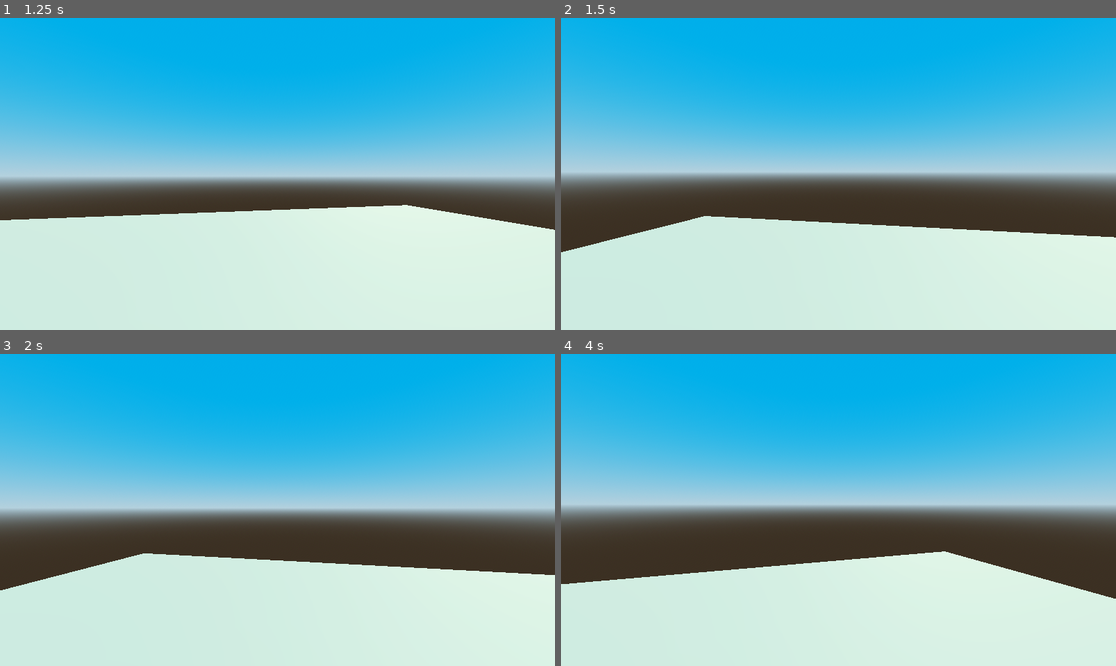
Above: before the commit, frames 1-4 (two rows, left to right).
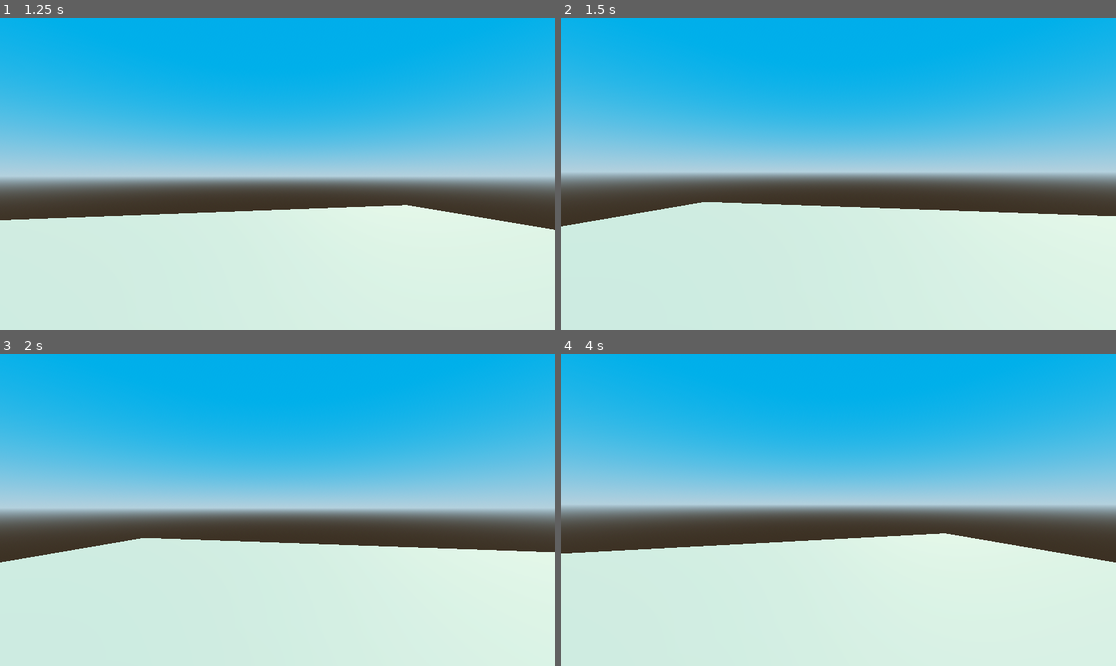
Above: after the commit, the same moments.

Repository: CvRain/voxel-path
Game: Godot game, scene res://Scenes/world.tscn
Same seed, same stepped clock (60 frames per second), same inputs: the game is played once before the commit and once after it.
Inputs (mouse positions are in pixels of both pictures, inside the frame that each line leads up to):
- Up to frame 1 (1.25 s): tap Enter at 0.5 s; move the mouse to (305, 174) at 0.52 s; tap N (noclip_toggle, bound only after the commit) at 0.6 s; click (305, 174) at 0.67 s
- Up to frame 2 (1.5 s): tap Space at 1.25 s; move the mouse to (810, 174) at 1.27 s; tap N (noclip_toggle, bound only after the commit) at 1.35 s; click (810, 174) at 1.42 s
- Up to frame 3 (2 s): no input
- Up to frame 4 (4 s): move the mouse to (849, 503) at 2.02 s; tap N (noclip_toggle, bound only after the commit) at 2.1, 2.85, 3.6 s; click (849, 503) at 2.17 s; tap Enter at 2.75 s; move the mouse to (832, 516) at 2.77 s; click (832, 516) at 2.92 s; tap Space at 3.5 s; move the mouse to (877, 513) at 3.52 s; click (877, 513) at 3.67 s

Frame 1 is identical in both runs. In frame 2, 5.8% of the frame differs, in the area x 0-100%, y 59-76%; in frame 3, 6.3%; in frame 4, 8.1%, in the area x 0-100%, y 57-79%.

Commit message:
为玩家控制器增加观察者模式，使用n切换

Diff:
--- a/Scenes/PlayerController/ProtoController.gd
+++ b/Scenes/PlayerController/ProtoController.gd
@@ -6,7 +6,7 @@
 extends CharacterBody3D
 
 # --- Enums ---
-enum MoveState {GROUND, FLYING}
+enum MoveState {GROUND, FLYING, NOCLIP}
 
 # --- Exports ---
 @export_group("Movement")
@@ -15,6 +15,7 @@
 @export var can_jump: bool = true
 @export var can_sprint: bool = true
 @export var can_fly: bool = true
+@export var can_noclip: bool = true
 
 @export_group("Speeds")
 @export var look_speed: float = 0.0035
@@ -36,6 +37,7 @@
 @export var input_jump: String = "jump"
 @export var input_sprint: String = "sprint"
 @export var input_fly_down: String = "sprint" # In fly mode, sprint key becomes fly_down
+@export var input_noclip_toggle: String = "noclip_toggle"
 
 @export_group("Debug")
 @export var debug_enabled: bool = false
@@ -87,8 +89,17 @@
 	# --- State Transitions ---
 	if can_fly and Input.is_action_just_pressed(input_jump):
 		if _last_jump_press < _DOUBLE_JUMP_TIME:
-			_set_state(MoveState.FLYING if _current_state == MoveState.GROUND else MoveState.GROUND)
+			if _current_state == MoveState.GROUND:
+				_set_state(MoveState.FLYING)
+			else:
+				_set_state(MoveState.GROUND)
 		_last_jump_press = 0.0
+
+	if can_noclip and Input.is_action_just_pressed(input_noclip_toggle):
+		if _current_state == MoveState.NOCLIP:
+			_set_state(MoveState.FLYING) # Toggle back to flying
+		else:
+			_set_state(MoveState.NOCLIP)
 
 	# --- State Logic ---
 	match _current_state:
@@ -96,6 +107,8 @@
 			_ground_physics(delta)
 		MoveState.FLYING:
 			_flying_physics(delta)
+		MoveState.NOCLIP:
+			_flying_physics(delta) # Reuse flying physics for noclip
 
 # --- State Implementations ---
 func _ground_physics(delta: float):
@@ -165,7 +178,10 @@
 			collider.disabled = false
 			has_gravity = true
 		MoveState.FLYING:
-			collider.disabled = true
+			collider.disabled = false # Enable collision for normal flying
+			has_gravity = false
+		MoveState.NOCLIP:
+			collider.disabled = true # Disable collision for noclip
 			has_gravity = false
 
 func _handle_mouse_look(relative_motion: Vector2):
@@ -190,7 +206,8 @@
 		"Movement": [can_move, [input_left, input_right, input_forward, input_back]],
 		"Jumping": [can_jump, [input_jump]],
 		"Sprinting": [can_sprint, [input_sprint]],
-		"Flying": [can_fly, [input_fly_down]]
+		"Flying": [can_fly, [input_fly_down]],
+		"Noclip": [can_noclip, [input_noclip_toggle]]
 	}
 
 	for feature in actions:
--- a/Scenes/TestWorld/TestWorld.gd
+++ b/Scenes/TestWorld/TestWorld.gd
@@ -64,29 +64,42 @@
 	# -Z is Forward (Front), +Z is Backward (Back)
 	# +X is Right, -X is Left
 	# +Y is Up, -Y is Down
+
+	# We define indices to match the UV mapping order:
+	# Triangle 1: Bottom-Left, Top-Right, Bottom-Right (CW)
+	# Triangle 2: Bottom-Left, Top-Left, Top-Right (CW)
+	# We are flipping to CW because the previous CCW appeared inverted/culled.
+
 	var faces = [
 		# Front Face (+Z direction)
-		# Vertices: 5, 4, 7, 6 (BR, BL, TL, TR)
-		{"name": "front", "indices": [5, 7, 4, 5, 6, 7], "normal": Vector3(0, 0, 1)},
+		# Normal (0,0,1). Looking from +Z towards -Z.
+		# BL: 4, BR: 5, TR: 6, TL: 7
+		{"name": "front", "indices": [4, 6, 5, 4, 7, 6], "normal": Vector3(0, 0, 1)},
 
 		# Back Face (-Z direction)
-		# Vertices: 0, 1, 2, 3 (BL, BR, TR, TL)
-		{"name": "back", "indices": [0, 2, 1, 0, 3, 2], "normal": Vector3(0, 0, -1)},
+		# Normal (0,0,-1). Looking from -Z towards +Z.
+		# BL: 1 (size,0,0), BR: 0 (0,0,0), TR: 3 (0,size,0), TL: 2 (size,size,0)
+		{"name": "back", "indices": [1, 3, 0, 1, 2, 3], "normal": Vector3(0, 0, -1)},
 
 		# Top Face (+Y direction)
-		# Vertices: 8, 9, 10, 11 (TL, TR, BR, BL)
-		{"name": "top", "indices": [8, 9, 10, 8, 10, 11], "normal": Vector3(0, 1, 0)},
+		# Normal (0,1,0). Looking from +Y down.
+		# BL: 7 (0,size,size), BR: 6 (size,size,size), TR: 2 (size,size,0), TL: 3 (0,size,0)
+		{"name": "top", "indices": [7, 2, 6, 7, 3, 2], "normal": Vector3(0, 1, 0)},
 
 		# Bottom Face (-Y direction)
-		{"name": "bottom", "indices": [12, 14, 13, 12, 15, 14], "normal": Vector3(0, -1, 0)},
+		# Normal (0,-1,0). Looking from -Y up.
+		# BL: 0 (0,0,0), BR: 1 (size,0,0), TR: 5 (size,0,size), TL: 4 (0,0,size)
+		{"name": "bottom", "indices": [0, 5, 1, 0, 4, 5], "normal": Vector3(0, -1, 0)},
 
 		# Left Face (-X direction)
-		# Vertices: 16, 18, 17, 16, 19, 18 (BL, TR, BR, BL, TL, TR)
-		{"name": "left", "indices": [16, 18, 17, 16, 19, 18], "normal": Vector3(-1, 0, 0)},
+		# Normal (-1,0,0). Looking from -X towards +X.
+		# BL: 0 (0,0,0), BR: 4 (0,0,size), TR: 7 (0,size,size), TL: 3 (0,size,0)
+		{"name": "left", "indices": [0, 7, 4, 0, 3, 7], "normal": Vector3(-1, 0, 0)},
 
 		# Right Face (+X direction)
-		# Vertices: 20, 21, 22, 23 (BL, BR, TR, TL)
-		{"name": "right", "indices": [20, 21, 22, 20, 22, 23], "normal": Vector3(1, 0, 0)}
+		# Normal (1,0,0). Looking from +X towards -X.
+		# BL: 5 (size,0,size), BR: 1 (size,0,0), TR: 2 (size,size,0), TL: 6 (size,size,size)
+		{"name": "right", "indices": [5, 2, 1, 5, 6, 2], "normal": Vector3(1, 0, 0)}
 	]
 
 	for face in faces:
@@ -112,30 +125,30 @@
 		var uv_tr = Vector2(uv_rect.position.x + uv_rect.size.x, uv_rect.position.y)
 		var uv_tl = Vector2(uv_rect.position.x, uv_rect.position.y)
 
-		# Triangle 1: 0, 1, 2 (BL, BR, TR) - CCW
+		# Triangle 1: 0, 1, 2 (BL, TR, BR) - CW
 		st.set_normal(normal)
 		st.set_uv(uv_bl)
 		st.add_vertex(vertices[indices[0]])
 
 		st.set_normal(normal)
-		st.set_uv(uv_br) # Was Top-Right in previous code, fixed to Bottom-Right
+		st.set_uv(uv_tr)
 		st.add_vertex(vertices[indices[1]])
 
 		st.set_normal(normal)
-		st.set_uv(uv_tr) # Was Bottom-Right in previous code, fixed to Top-Right
+		st.set_uv(uv_br)
 		st.add_vertex(vertices[indices[2]])
 
-		# Triangle 2: 0, 2, 3 (BL, TR, TL) - CCW
+		# Triangle 2: 0, 2, 3 (BL, TL, TR) - CW
 		st.set_normal(normal)
 		st.set_uv(uv_bl)
 		st.add_vertex(vertices[indices[3]])
 
 		st.set_normal(normal)
-		st.set_uv(uv_tr) # Was Top-Left in previous code, fixed to Top-Right
+		st.set_uv(uv_tl)
 		st.add_vertex(vertices[indices[4]])
 
 		st.set_normal(normal)
-		st.set_uv(uv_tl) # Was Top-Right in previous code, fixed to Top-Left
+		st.set_uv(uv_tr)
 		st.add_vertex(vertices[indices[5]])
 
 	st.generate_normals()
@@ -153,6 +166,10 @@
 
 	add_child(mesh_instance)
 
+	# Add collision if block has collision
+	if block.has_collision:
+		mesh_instance.create_trimesh_collision()
+
 	# Add label
 	var label = Label3D.new()
 	label.text = block.display_name
--- a/project.godot
+++ b/project.godot
@@ -110,6 +110,11 @@
 "events": [Object(InputEventKey,"resource_local_to_scene":false,"resource_name":"","device":-1,"window_id":0,"alt_press …(195 unchanged characters)…
 ]
 }
+noclip_toggle={
+"deadzone": 0.5,
+"events": [Object(InputEventKey,"resource_local_to_scene":false,"resource_name":"","device":-1,"window_id":0,"alt_pressed":false,"shift_pressed":false,"ctrl_pressed":false,"meta_pressed":false,"pressed":false,"keycode":78,"physical_keycode":0,"key_label":0,"unicode":110,"location":0,"echo":false,"script":null)
+]
+}
 
 [rendering]
 
